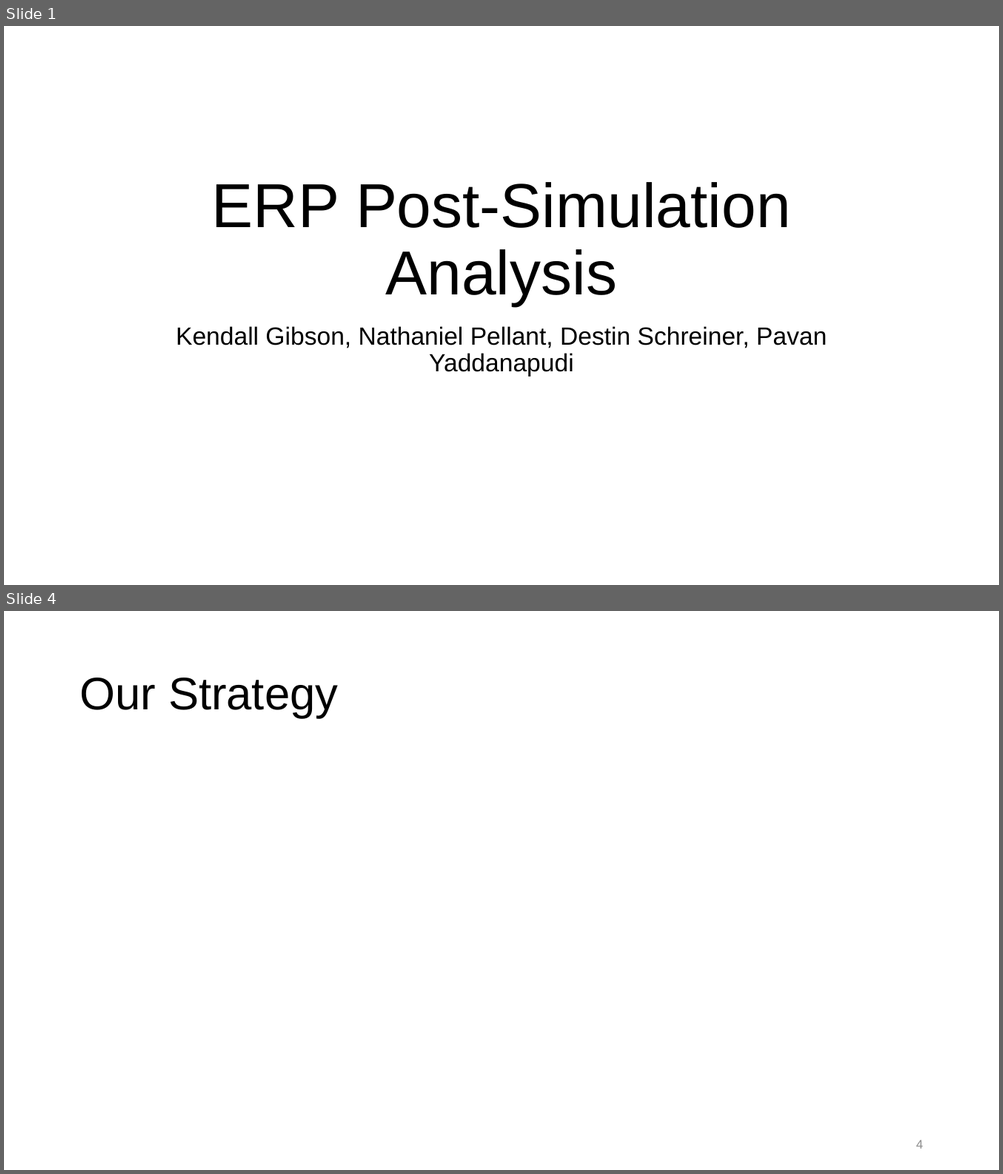
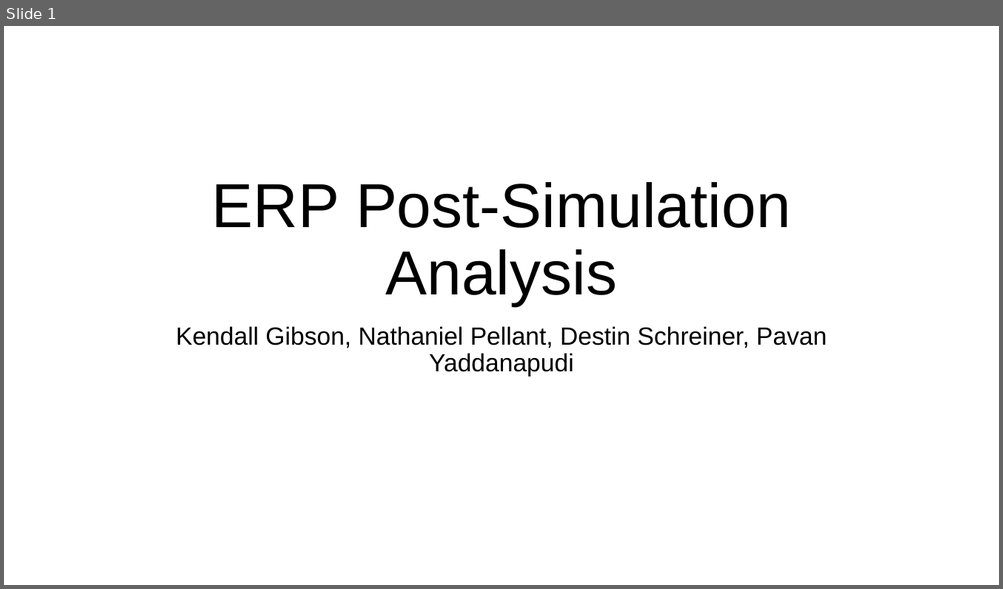
Before and after one commit to npellant/PostSimulationAnalysis, a slide deck: Team27_PostSimulationAnalysis.pptx. Shown one above the other, each under a label of ours: slides 1 and 4 before the commit, slide 1 after it; the slides between them are not shown. The pictures are 1003x1174 and 1003x589 pixels, drawn with LibreOffice and Linux fonts; fonts in the diff are those of the drawing. Boxes give left, top, right and bottom in pixels: in the first picture for what was removed or moved away, otherwise in the second. Text is boxed around its words. In the diff, an @@ line names an element or a change of style, - is before the commit and + after.

```diff
--- a/Team27_PostSimulationAnalysis.pptx
+++ b/Team27_PostSimulationAnalysis.pptx
@@ slide 4 removed at (4, 611, 999, 1170), background #FFFFFF @@
@@ title removed at (79, 678, 338, 718) @@
-Our Strategy
@@ page number removed at (916, 1140, 922, 1149) @@
-4
```
Also in this commit, not shown: 2 other slides removed.
